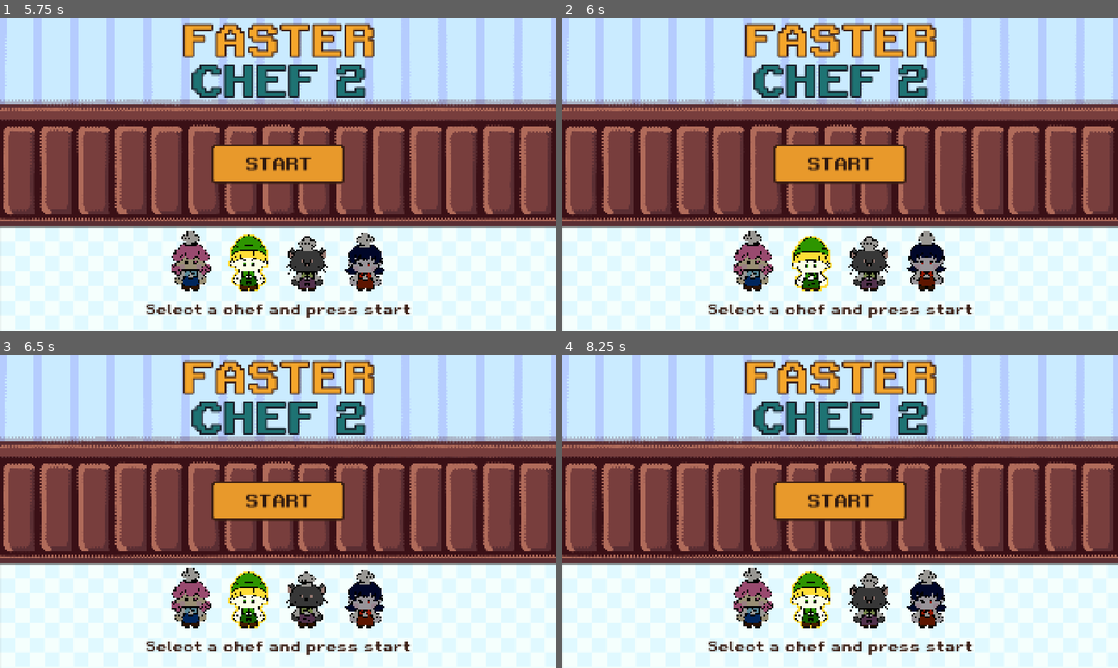
Above: before the commit, frames 1-4 (two rows, left to right).
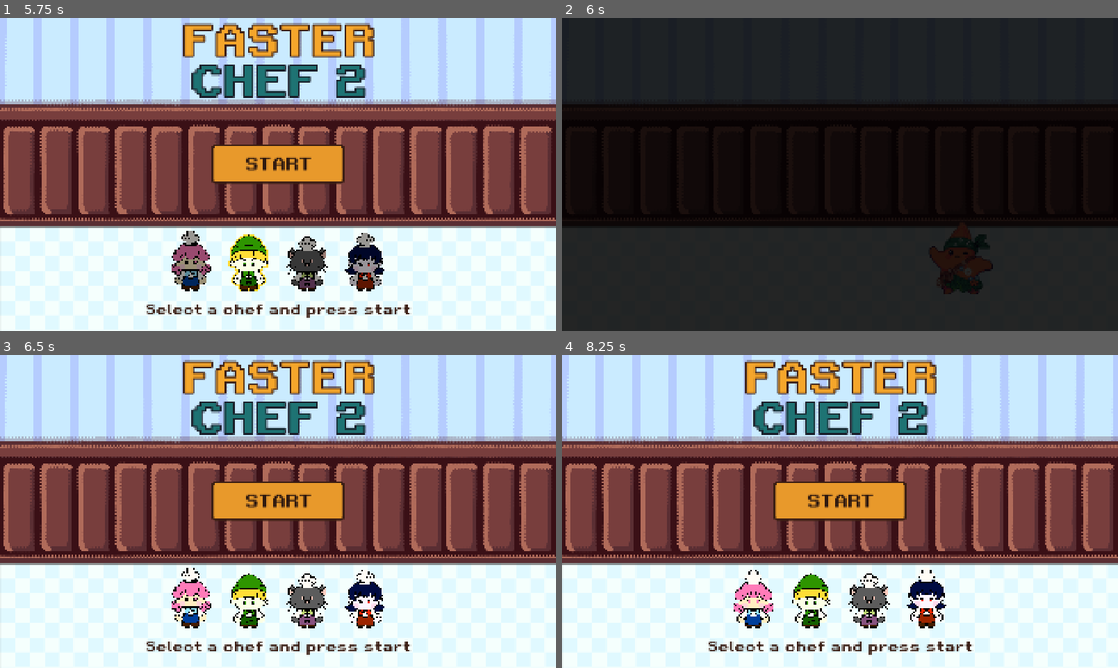
Above: after the commit, the same moments.

Repository: itspaulita/faster-chef-2
Game: Godot game, scene res://scenes/title_screen.tscn
The game is run twice, just before and just after one commit, with the same random seed, the same clock (stepped at 60 frames per second) and the same inputs.
Inputs (mouse positions are in pixels of both pictures, inside the frame that each line leads up to):
- Up to frame 1 (5.75 s): click "START" at 0.5 s; click "START" at 1.25 s; click "START" at 2 s; tap Enter every 0.75 s from 2.75 to 5 s; move the mouse to (400, 158) at 2.77 s; click (400, 158) at 2.92 s; move the mouse to (166, 190) at 3.52 s; click (166, 190) at 3.67 s; move the mouse to (333, 105) at 4.27 s; click (333, 105) at 4.42 s; move the mouse to (250, 237) at 5.02 s; click (250, 237) at 5.17 s
- Up to frame 2 (6 s): tap Enter at 5.75 s; move the mouse to (1006, 221) at 5.77 s; click (1006, 221) at 5.92 s
- Up to frame 3 (6.5 s): no input
- Up to frame 4 (8.25 s): tap Enter at 6.5 s; move the mouse to (673, 464) at 6.52 s; click (673, 464) at 6.67 s; move the mouse to (867, 511) at 7.27 s; click (867, 511) at 7.42 s; move the mouse to (756, 433) at 8.02 s; click (756, 433) at 8.17 s

Frame 1 is identical in both runs. In frame 2, 99% of the frame differs, in the area x 0-100%, y 0-100%; in frame 3, 2.7%; in frame 4, 2.9%.

Commit message:
cutscene added

Diff:
--- /dev/null
+++ b/scenes/cutscene.tscn
@@ -0,0 +1,90 @@
+[gd_scene format=3 uid="uid://dvm3x5yuaajt8"]
+
+[ext_resource type="Script" uid="uid://mv1kko68jnkg" path="res://scripts/cutscene.gd" id="1_cut"]
+[ext_resource type="Script" uid="uid://bqu3hk326euye" path="res://scripts/idle_chef.gd" id="2_idle"]
+[ext_resource type="Texture2D" uid="uid://b5q5aj7nxg2lp" path="res://assets/images/bg/blue wall.png" id="3_wall"]
+[ext_resource type="Texture2D" uid="uid://mvvgcvd3hqf5" path="res://assets/images/bg/floor.png" id="4_floor"]
+[ext_resource type="Texture2D" uid="uid://bfeidd182ogx2" path="res://assets/images/player/Legend of Lasagna 110x80.png" id="5_chef"]
+[ext_resource type="Texture2D" uid="uid://q11ar1gspomi" path="res://assets/images/monsters/starfish.png" id="6_monster"]
+[ext_resource type="Texture2D" uid="uid://bxxjwvhtqi585" path="res://assets/images/misc/single-line-tilemap.png" id="7_bubble"]
+[ext_resource type="Texture2D" uid="uid://chma8f38ds6y5" path="res://assets/images/food/5 dishes 60x60.png" id="8_dishes"]
+[ext_resource type="FontFile" uid="uid://gdslv24chos0" path="res://assets/font/RetroGaming.ttf" id="9_font"]
+
+[sub_resource type="AtlasTexture" id="AtlasTexture_bubble"]
+atlas = ExtResource("7_bubble")
+region = Rect2(0, 0, 320, 160)
+
+[node name="Cutscene" type="Control" unique_id=181687458]
+layout_mode = 3
+anchors_preset = 15
+anchor_right = 1.0
+anchor_bottom = 1.0
+grow_horizontal = 2
+grow_vertical = 2
+script = ExtResource("1_cut")
+
+[node name="Wall" type="Sprite2D" parent="." unique_id=694374194]
+texture = ExtResource("3_wall")
+centered = false
+
+[node name="Floor" type="Sprite2D" parent="." unique_id=961773922]
+position = Vector2(0, 720)
+scale = Vector2(1.344, 1.344)
+texture = ExtResource("4_floor")
+centered = false
+
+[node name="Monster" type="Sprite2D" parent="." unique_id=930034121]
+position = Vector2(1380, 828)
+scale = Vector2(4, 4)
+texture = ExtResource("6_monster")
+hframes = 11
+script = ExtResource("2_idle")
+frame_time = 0.1
+
+[node name="Chef" type="Sprite2D" parent="." unique_id=1645282207]
+texture_filter = 1
+position = Vector2(-120, 830)
+scale = Vector2(2, 2)
+texture = ExtResource("5_chef")
+hframes = 8
+vframes = 4
+frame = 14
+script = ExtResource("2_idle")
+frame_time = 0.15
+
+[node name="OrderBubble" type="Node2D" parent="." unique_id=2027521582]
+position = Vector2(1380, 650)
+
+[node name="Bubble" type="Sprite2D" parent="OrderBubble" unique_id=990724272]
+texture_filter = 1
+position = Vector2(-150, -318)
+scale = Vector2(2, 2)
+texture = SubResource("AtlasTexture_bubble")
+centered = false
+
+[node name="DishIcon" type="Sprite2D" parent="OrderBubble" unique_id=849706675]
+texture_filter = 1
+position = Vector2(-30, -198)
+scale = Vector2(3, 3)
+texture = ExtResource("8_dishes")
+hframes = 5
+
+[node name="DishLabel" type="Label" parent="OrderBubble" unique_id=1954958955]
+offset_left = 80.0
+offset_top = -298.0
+offset_right = 440.0
+offset_bottom = -98.0
+theme_override_colors/font_color = Color(0.17, 0.09, 0.06, 1)
+theme_override_fonts/font = ExtResource("9_font")
+theme_override_font_sizes/font_size = 38
+text = "Tom yum"
+horizontal_alignment = 1
+vertical_alignment = 1
+autowrap_mode = 3
+
+[node name="Fade" type="ColorRect" parent="." unique_id=1251890914]
+layout_mode = 0
+offset_right = 1920.0
+offset_bottom = 1080.0
+mouse_filter = 2
+color = Color(0, 0, 0, 1)
--- /dev/null
+++ b/scripts/cutscene.gd
@@ -0,0 +1,73 @@
+extends Control
+## Chef runs in, stops by the monster, and the monster's order pops up.
+
+const NEXT_SCENE := "res://scenes/countdown.tscn"
+const FALLBACK_SCENE := "res://scenes/title_screen.tscn"
+## Sheet row 1 (side view): columns 6-7 walk right, columns 2-3 stand facing right.
+const CHEF_WALK_RIGHT := [14, 15]
+const CHEF_STAND_RIGHT := [10, 11]
+const MONSTER_FRAMES := [0, 1, 2, 3, 4, 5, 6, 7, 8, 9, 10]
+
+@export var dish_name := "Tom yum"
+## Index into the 5-dish sheet.
+@export var dish_frame := 0
+@export var chef_stop_x := 960.0
+
+var _tween: Tween
+var _finished := false
+
+@onready var chef: IdleChef = $Chef
+@onready var monster: IdleChef = $Monster
+@onready var bubble: Node2D = $OrderBubble
+@onready var dish_icon: Sprite2D = $OrderBubble/DishIcon
+@onready var dish_label: Label = $OrderBubble/DishLabel
+@onready var fade: ColorRect = $Fade
+
+
+func _ready() -> void:
+	if GameState.selected_chef_texture:
+		chef.texture = GameState.selected_chef_texture
+	# Set here, not in the scene, so the editor can't drop these overrides when it re-saves.
+	chef.idle_frames = PackedInt32Array(CHEF_WALK_RIGHT)
+	chef.frame_time = 0.15
+	monster.idle_frames = PackedInt32Array(MONSTER_FRAMES)
+	monster.frame_time = 0.1
+	dish_icon.frame = dish_frame
+	dish_label.text = dish_name
+	dish_label.visible_ratio = 0.0
+	bubble.scale = Vector2.ZERO
+
+	_tween = create_tween()
+	_tween.tween_property(fade, "color:a", 0.0, 0.5)
+	_tween.tween_property(chef, "position:x", chef_stop_x, 2.0)
+	_tween.tween_callback(_on_chef_arrived)
+	_tween.tween_property(bubble, "scale", Vector2.ONE, 0.35) \
+			.set_trans(Tween.TRANS_BACK).set_ease(Tween.EASE_OUT)
+	_tween.tween_property(dish_label, "visible_ratio", 1.0, 0.6)
+	_tween.tween_interval(2.5)
+	_tween.tween_callback(_finish)
+
+
+func _input(event: InputEvent) -> void:
+	if (event is InputEventKey or event is InputEventMouseButton) and event.is_pressed():
+		_finish()
+
+
+func _on_chef_arrived() -> void:
+	chef.idle_frames = PackedInt32Array(CHEF_STAND_RIGHT)
+	chef.frame_time = 0.4
+
+
+func _finish() -> void:
+	if _finished:
+		return
+	_finished = true
+	_tween.kill()
+	var out := create_tween()
+	out.tween_property(fade, "color:a", 1.0, 0.25)
+	await out.finished
+	if ResourceLoader.exists(NEXT_SCENE):
+		get_tree().change_scene_to_file(NEXT_SCENE)
+	else:
+		print("Next scene not made yet: ", NEXT_SCENE)
+		get_tree().change_scene_to_file(FALLBACK_SCENE)
--- a/scripts/idle_chef.gd
+++ b/scripts/idle_chef.gd
@@ -1,5 +1,7 @@
+class_name IdleChef
 extends Sprite2D
-## Two-frame idle loop for a chef sheet (row 0, columns 0-1) with a small bob.
+## Looping frame animation for a sprite sheet, with an optional small bob.
+## Defaults to the two-frame front-facing idle (row 0, columns 0-1).
 
 @export var idle_frames: PackedInt32Array = [0, 1]
 @export var frame_time := 0.4
Binary file added: assets/images/food/5 dishes 60x60.png
Not shown, added: assets/images/food/5 dishes 60x60.png.import
Binary file added: assets/images/misc/multi-line-tilemap.png
Not shown, added: assets/images/misc/multi-line-tilemap.png.import
Binary file added: assets/images/misc/single-line-tilemap.png
Not shown, added: assets/images/misc/single-line-tilemap.png.import
Binary file added: assets/images/monsters/starfish.png
Not shown, added: assets/images/monsters/starfish.png.import
Not shown, added: scripts/cutscene.gd.uid
